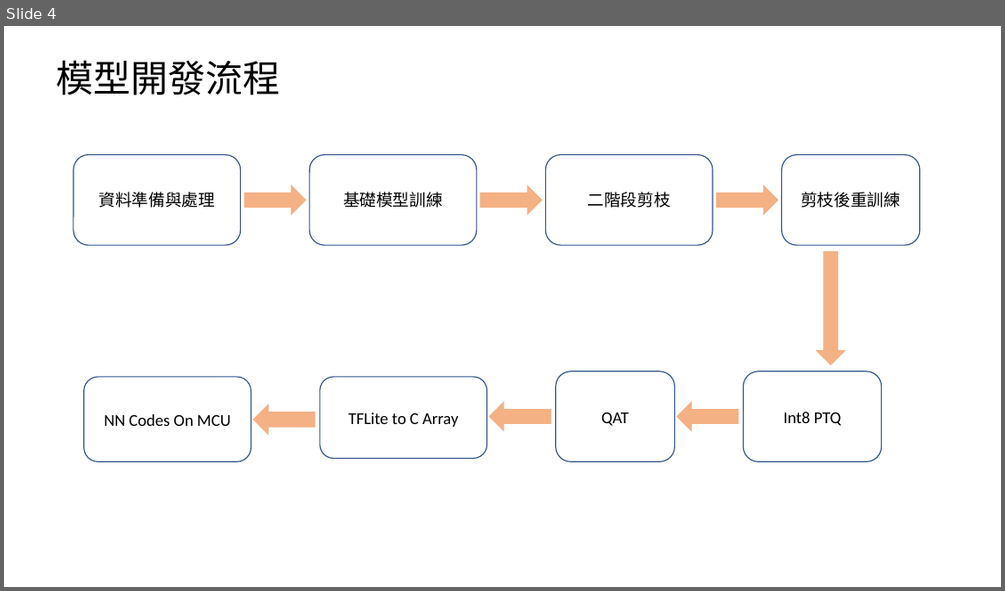
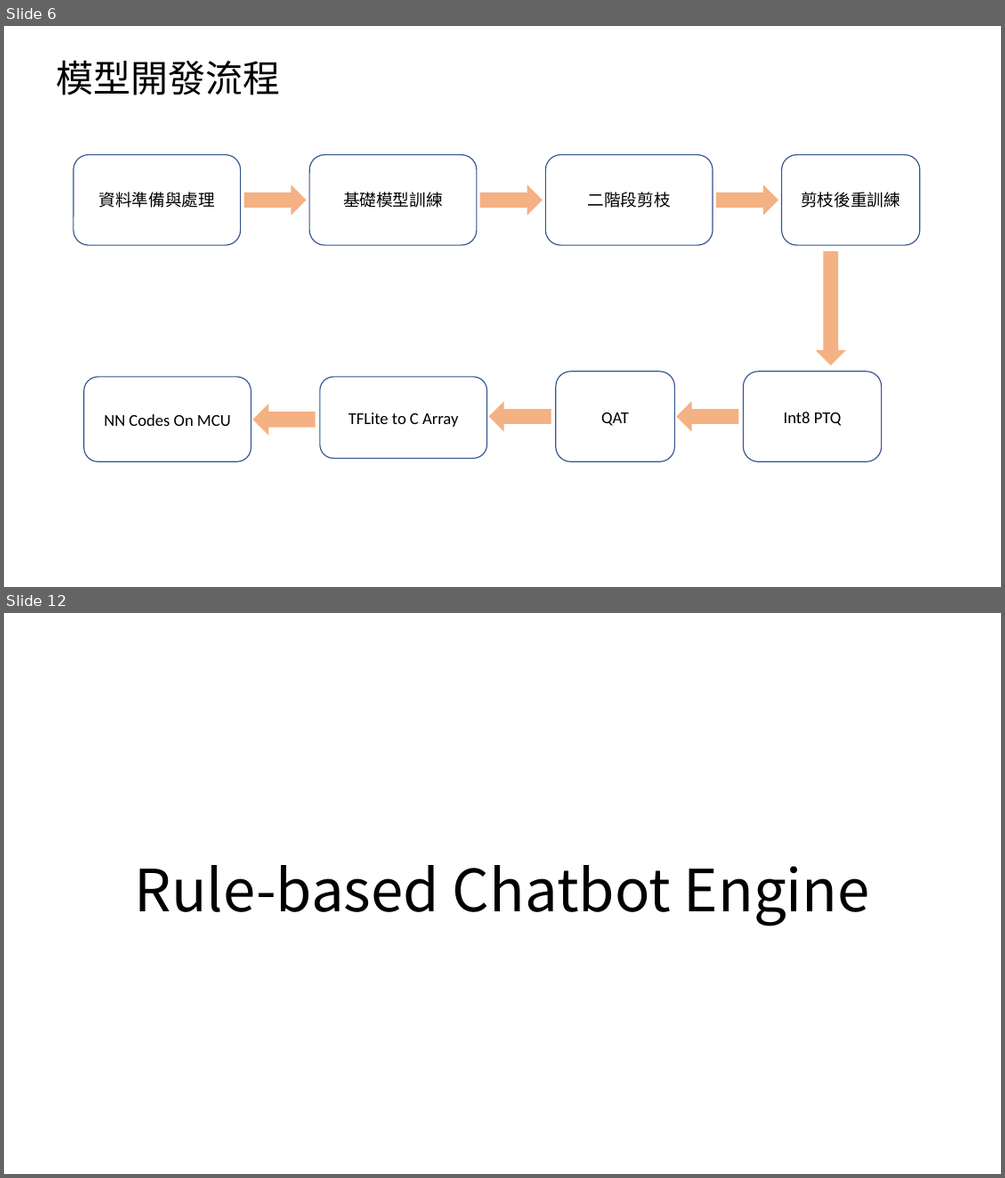
Before and after one commit to xrick/RickLiao-Repo, a slide deck: Interview_Repo/PPT/ppt_for_環球睿視.pptx. Shown one above the other, each under a label of ours: slide 4 before the commit, slides 6 and 12 after it; the slides between them are not shown. The pictures are 1005x591 and 1005x1178 pixels, drawn with LibreOffice and Linux fonts; fonts in the diff are those of the drawing. Boxes give left, top, right and bottom in pixels: in the first picture for what was removed or moved away, otherwise in the second. Text is boxed around its words. In the diff, an @@ line names an element or a change of style, - is before the commit and + after.

```diff
--- a/Interview_Repo/PPT/ppt_for_環球睿視.pptx
+++ b/Interview_Repo/PPT/ppt_for_環球睿視.pptx
@@ slide 12 added at [4,613,1001,1174], background #FFFFFF @@
@@ title added at [135,865,870,926], 56 pt, text #000000 @@
+Rule-based Chatbot Engine
@@ what was slide 4 is now slide 6 @@
```
Also in this commit, not shown: 12 other slides added, 2 other files.
